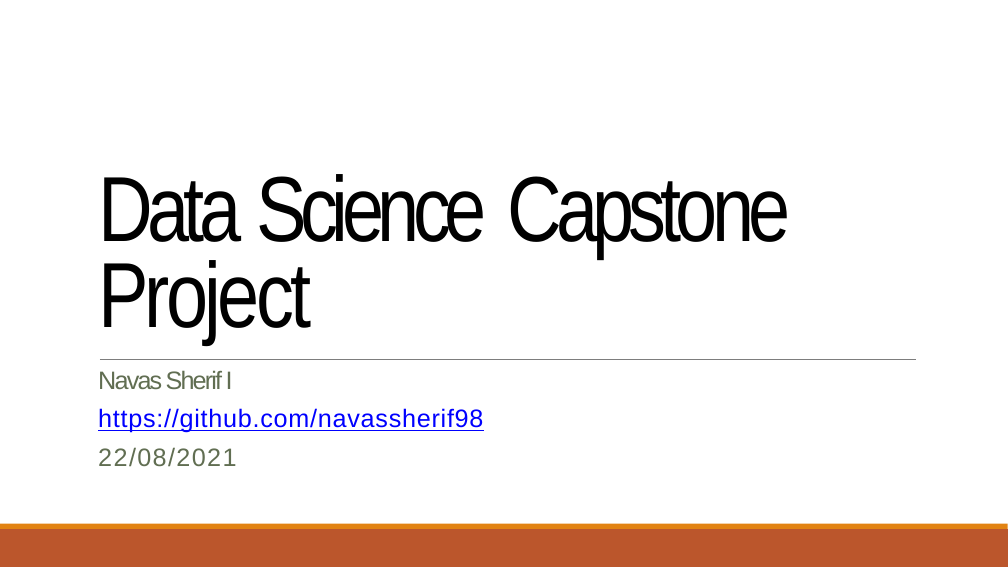
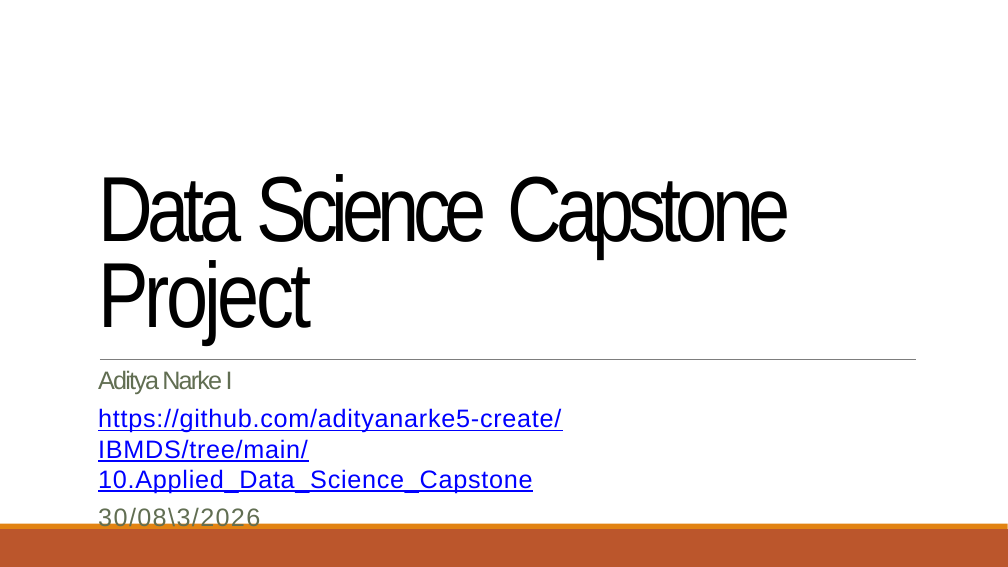
Before and after one commit to adityanarke5-create/IBMDS, a slide deck: slide 1 of 10.Applied_Data_Science_Capstone/Week 5 Present Your Data-Driven Insights/Data Science Journey.pptx. Drawn at 1008x567 pixels with LibreOffice and Linux fonts; fonts in the diff are those of the drawing. Boxes give left, top, right and bottom in pixels: in the first picture for what was removed or moved away, otherwise in the second. Text is boxed around its words. In the diff, an @@ line names an element or a change of style, - is before the commit and + after.

```diff
--- a/10.Applied_Data_Science_Capstone/Week 5 Present Your Data-Driven Insights/Data Science Journey.pptx
+++ b/10.Applied_Data_Science_Capstone/Week 5 Present Your Data-Driven Insights/Data Science Journey.pptx
@@ text at bbox=[98, 370, 561, 532]: text changed @@
-Navas Sherif I
-https://github.com/navassherif98
-22/08/2021
+Aditya Narke I
+https://github.com/adityanarke5-create/IBMDS/tree/main/10.Applied_Data_Science_Capstone
+30/08\3/2026
```
Also in this commit, not shown: 9 other slides changed.
